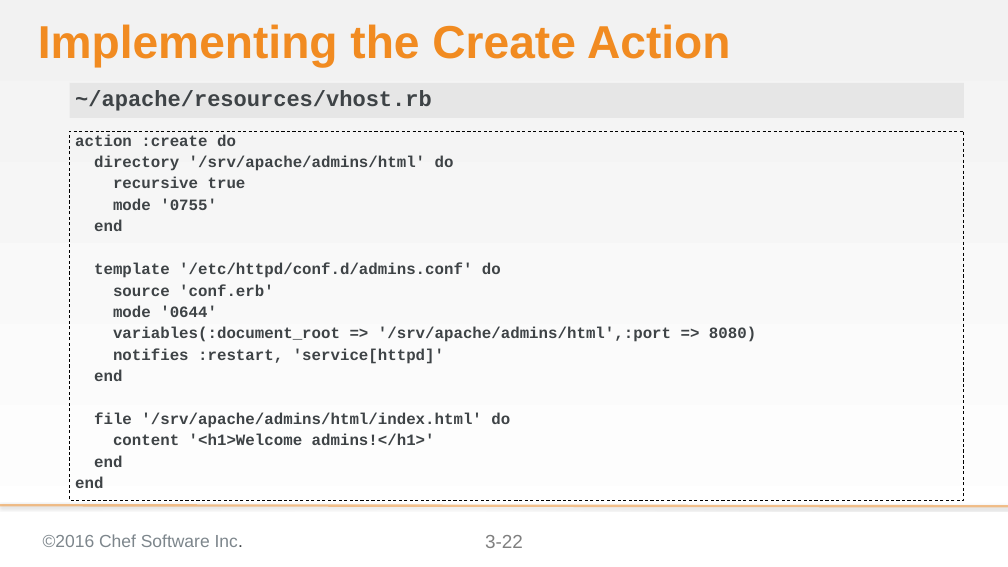
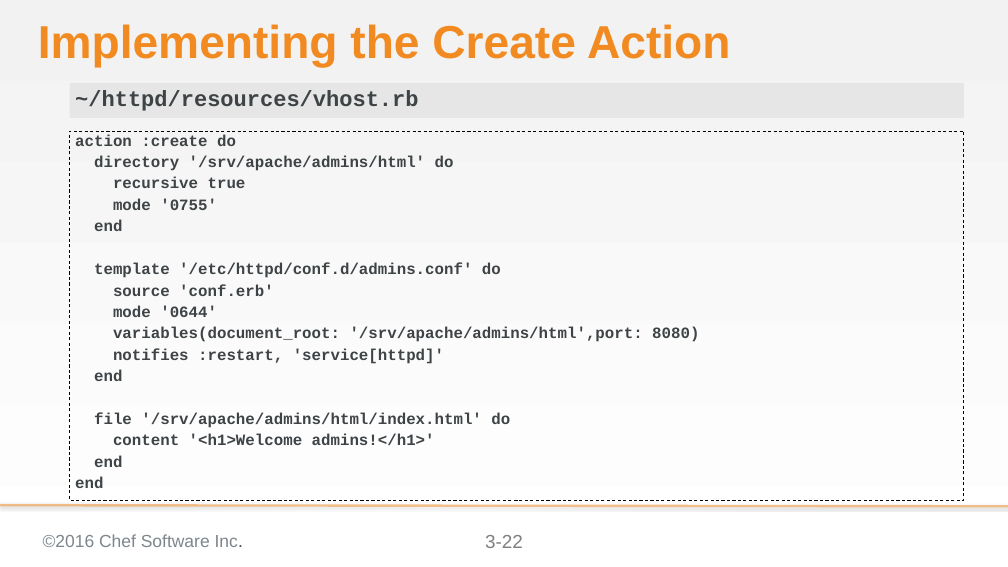
Before and after one commit to chef-training/extending_cookbooks, a slide deck: slide 22 of 03-creating_a_custom_resource.pptx. Drawn at 1008x567 pixels with LibreOffice and Linux fonts; fonts in the diff are those of the drawing; background and template pictures are left out. Boxes give left, top, right and bottom in pixels: in the first picture for what was removed or moved away, otherwise in the second. Text is boxed around its words. In the diff, an @@ line names an element or a change of style, - is before the commit and + after.

Commit message:
Updates to InSpec, the output, cookbook name, and hash syntax
* Changed ServerSpec to InSpec
* Changed ouput to show InSpec feedback from Test Kitchen
* Updated ChefSpec output as well though it was only warnings that were removed
* Renamed the cookbook to 'httpd' so that it works with the TDD content
* Decided to use the newer Ruby hash syntax in all locations

```diff
--- a/03-creating_a_custom_resource.pptx
+++ b/03-creating_a_custom_resource.pptx
@@ text at [75,90,418,111]: text changed @@
-~/apache/resources/vhost.rb
+~/httpd/resources/vhost.rb
@@ text at [113,327,699,342]: text changed @@
-variables(:document_root => '/srv/apache/admins/html',:port => 8080)
+variables(document_root: '/srv/apache/admins/html',port: 8080)
```
Also in this commit, not shown: 41 other slides changed.
